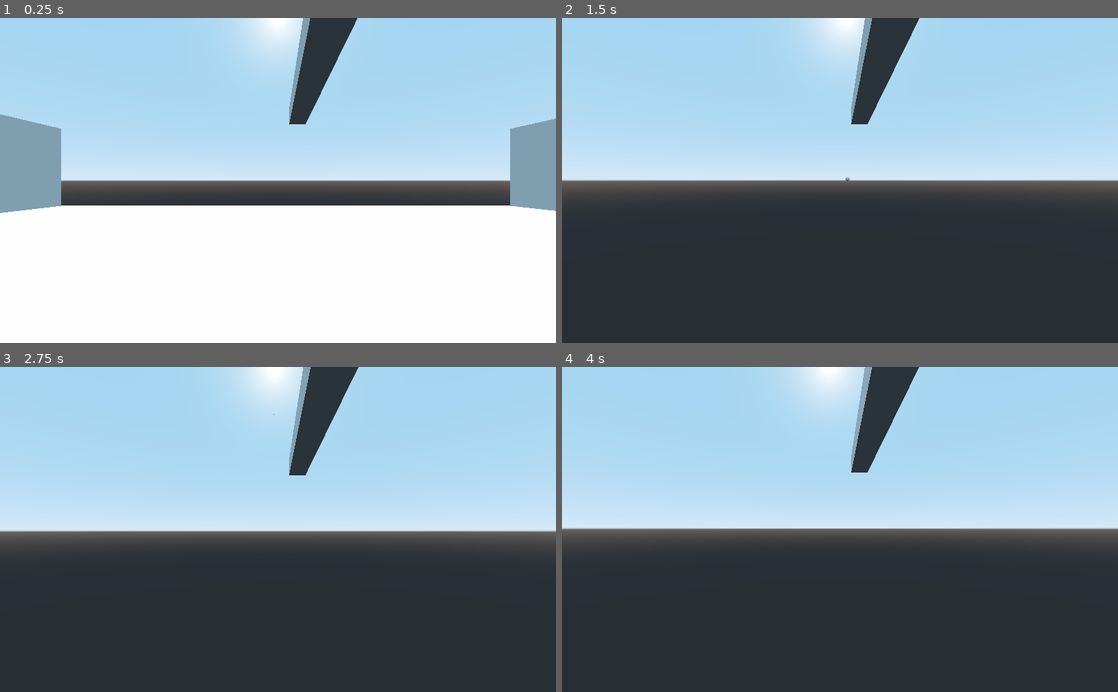
Above: before the commit, frames 1-4 (two rows, left to right).
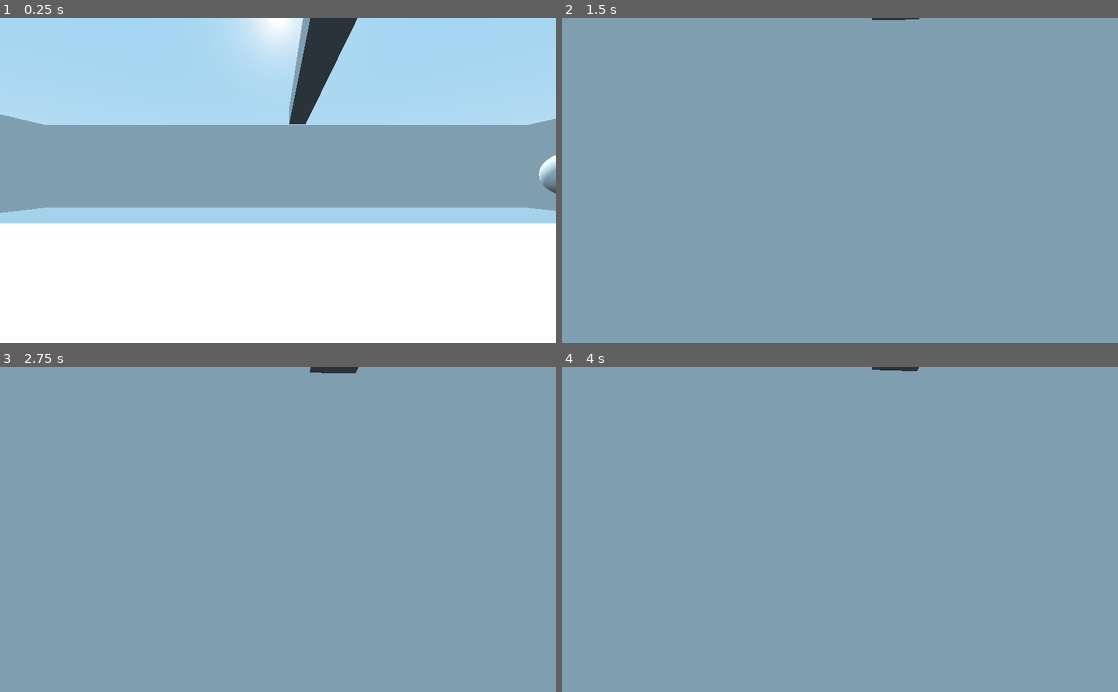
Above: after the commit, the same moments.

Repository: NickCheng0921/curveshot
Game: Godot game, scene res://Scenes/Main.tscn
Two runs of this game, one before a commit and one after it. Both use one fixed random seed, a clock stepped at 60 frames per second and the inputs below.
Inputs (mouse positions are in pixels of both pictures, inside the frame that each line leads up to):
- Up to frame 1 (0.25 s): no input
- Up to frame 2 (1.5 s): move the mouse to (867, 180) at 0.52 s; hold W (move_forward) from 0.53 s (still down); click (867, 180) at 0.6 s; tap Space (jump) at 0.77 s; move the mouse to (812, 180) at 1.27 s; click (812, 180) at 1.35 s
- Up to frame 3 (2.75 s): keep holding W (move_forward); tap Space (jump) at 1.52 s; tap Enter at 2 s; move the mouse to (289, 523) at 2.02 s; click (289, 523) at 2.1 s
- Up to frame 4 (4 s): keep holding W (move_forward); tap Space (jump) at 2.75, 3.02, 3.77 s; move the mouse to (834, 536) at 2.77 s; click (834, 536) at 2.85 s; tap Enter at 3.5 s; move the mouse to (878, 532) at 3.52 s; click (878, 532) at 3.6 s

The runs differ from the first frame. In frame 1, 25% of the frame differs, in the area x 0-100%, y 32-64%; in frame 2, 100%, in the area x 0-100%, y 0-100%; in frame 3, 100%; in frame 4, 100%.

Commit message:
Basic curving in y plane

Diff:
--- a/3dDemo/Scenes/Main.tscn
+++ b/3dDemo/Scenes/Main.tscn
@@ -1,6 +1,7 @@
-[gd_scene load_steps=8 format=2]
+[gd_scene load_steps=13 format=2]
 
 [ext_resource path="res://Scenes/Player.tscn" type="PackedScene" id=1]
+[ext_resource path="res://Scenes/Grav Node.tscn" type="PackedScene" id=2]
 
 [sub_resource type="BoxShape" id=1]
 
@@ -13,6 +14,14 @@
 [sub_resource type="CubeMesh" id=5]
 
 [sub_resource type="BoxShape" id=6]
+
+[sub_resource type="CubeMesh" id=7]
+
+[sub_resource type="BoxShape" id=8]
+
+[sub_resource type="CubeMesh" id=9]
+
+[sub_resource type="BoxShape" id=10]
 
 [node name="Main" type="Node"]
 
@@ -56,3 +65,26 @@
 [node name="Collision -x" type="CollisionShape" parent="Walls"]
 transform = Transform( 1, 0, 0, 0, 5, 0, 0, 0, 15, -15, 0, 0 )
 shape = SubResource( 6 )
+
+[node name="Wall +z" type="MeshInstance" parent="Walls"]
+transform = Transform( 15, 0, 0, 0, 5, 0, 0, 0, 1, 0, 0, 15 )
+mesh = SubResource( 7 )
+material/0 = null
+
+[node name="Collision +z" type="CollisionShape" parent="Walls"]
+transform = Transform( 15, 0, 0, 0, 5, 0, 0, 0, 1, 0, 0, 15 )
+shape = SubResource( 8 )
+
+[node name="Wall -z" type="MeshInstance" parent="Walls"]
+transform = Transform( 15, 0, 0, 0, 5, 0, 0, 0, 1, 0, 0, -15 )
+mesh = SubResource( 9 )
+material/0 = null
+
+[node name="Collision -z" type="CollisionShape" parent="Walls"]
+transform = Transform( 15, 0, 0, 0, 5, 0, 0, 0, 1, 0, 0, -15 )
+shape = SubResource( 10 )
+
+[node name="Grav Node" parent="." instance=ExtResource( 2 )]
+transform = Transform( 1, 0, 0, 0, 1, 0, 0, 0, 1, 6.43918, 1.79676, -5.06267 )
+
+[node name="Bullets" type="Node" parent="."]
--- a/3dDemo/Scripts/Bullet.gd
+++ b/3dDemo/Scripts/Bullet.gd
@@ -1,6 +1,8 @@
 extends KinematicBody
 
 var velocity := Vector3()
+onready var can_change_direction_y := true #once bullet enters a grav_node's range, pick ccw or cw rotations
+onready var curve_y_ccw = true #by default, from a top view, turn ccw
 export var lifespan = 2
 
 # Called when the node enters the scene tree for the first time.
--- a/3dDemo/Scripts/Grav Node.gd
+++ b/3dDemo/Scripts/Grav Node.gd
@@ -1,16 +1,37 @@
 extends StaticBody
 
 #refer to grav_node.png in res://Images for basic explanation, image may be outdated
-export var num_rings := 5 #sensitivity of core in turning
-export var zone_length := 1 #sensitivity of core on when it acts on projectile
-export var max_delay := 5 #time to take ring closest to core
-export var min_angle := PI/16 #rotation created by outermost ring
-export var max_angle := PI #rotation created by innermost ring
-
+export var zone_length := 3 #sensitivity of core on when it acts on projectile
+export var gravity := 5 #strength of force on bullet
+onready var bullets
+onready var i := 0
+onready var rotate_degree := PI/6
+onready var grav_node = $"."
 # Called when the node enters the scene tree for the first time.
 func _ready():
 	pass # Replace with function body.
 
 # Called every frame. 'delta' is the elapsed time since the previous frame.
-#func _process(delta):
-#	pass
+func _process(delta):
+	if i > 30:
+		i = 0
+	else:
+		i += 1
+	bullets = get_tree().get_root().get_node("Main/Bullets").get_children()
+	for bullet in bullets:
+		var distance = grav_node.global_transform.origin-bullet.global_transform.origin
+		#is bullet close enough to be curved?
+		if distance.length() < zone_length:
+			#should bullet turn left or right
+			if bullet.can_change_direction_y:
+				#if cross product goes up, turn bullet ccw, else turn cw
+				if bullet.velocity.cross(distance)[1] > 0:
+					bullet.curve_y_ccw = true
+				else:
+					bullet.curve_y_ccw = false
+				bullet.can_change_direction_y = false
+			#apply curving
+			if bullet.curve_y_ccw:
+				bullet.velocity = bullet.velocity.rotated(Vector3(0, 1, 0), rotate_degree)
+			else:
+				bullet.velocity = bullet.velocity.rotated(Vector3(0, 1, 0), -rotate_degree)
--- a/3dDemo/Scripts/Player.gd
+++ b/3dDemo/Scripts/Player.gd
@@ -9,7 +9,7 @@
 export var SENSITIVITY := 2
 export var SMOOTHNESS := 10.0
 #bullet global variables
-export var bullet_velocity = 150
+export var bullet_velocity = 100
 var bullet_velocity_vec := Vector3(1, 0, 0)
 
 onready var bullet = preload("res://Scenes/Bullet.tscn")
@@ -69,7 +69,7 @@
 		#bullet_velocity_vec = bullet_velocity_vec.rotated(x_axis, camera_x_tilt)
 		#bullet_velocity_vec[1] *= bullet_velocity
 		bullet_instance.velocity = bullet_velocity_vec
-		get_tree().get_root().add_child(bullet_instance)
+		get_tree().get_root().get_node("Main/Bullets").add_child(bullet_instance)
 		bullet_instance.global_transform.origin = barrel_point.global_transform.origin
 
 
--- /dev/null
+++ b/3dDemo/Scripts/game_start.gd
@@ -0,0 +1,13 @@
+extends Node
+
+# Declare member variables here. Examples:
+# var a = 2
+# var b = "text"
+
+# Called when the node enters the scene tree for the first time.
+func _ready():
+	pass # Replace with function body.
+
+# Called every frame. 'delta' is the elapsed time since the previous frame.
+#func _process(delta):
+#	pass
